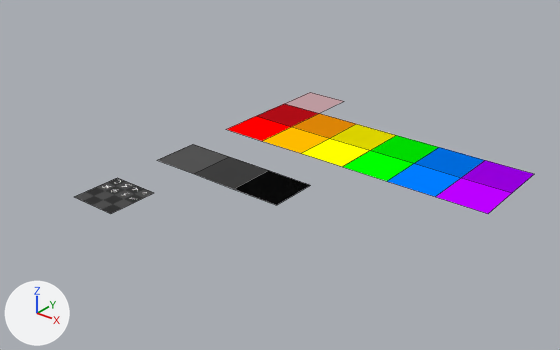
Two versions of the Blender file blender_models/Resources.blend, one commit apart.
Before and after are seen from a camera (50 mm lens) standing at (10.99, -14.76, 6.35) and looking at (3.01, -4.79, 0.17). Lighting does not change. The marker at lower left points along +X, +Y and +Z. Mesh edges are drawn as thin lines.

Script lines for the objects in view, before the commit:
```python
me_plane_012 = bpy.data.meshes.new('Plane.012')
me_plane_012.from_pydata([(-0.5, -0.5, 0.0), (0.5, -0.5, 0.0), (-0.5, 0.5, 0.0), (0.5, 0.5, 0.0)], [], [(0, 1, 3, 2)])
me_plane_012.materials.append(mat_purple)  # purple #9a00e4
me_plane_013 = bpy.data.meshes.new('Plane.013')
me_plane_013.from_pydata([(-0.5, -0.5, 0.0), (0.5, -0.5, 0.0), (-0.5, 0.5, 0.0), (0.5, 0.5, 0.0)], [], [(0, 1, 3, 2)])
me_plane_013.materials.append(mat_base)  # dark grey #4e4e4e
me_plane_015 = bpy.data.meshes.new('Plane.015')
me_plane_015.from_pydata(...)  # 4 vertices, 1 face; spans x -0.5..0.5, y -0.5..0.5, z 0.0
me_plane_015.materials.append(mat_symbols)  # picture img_symbols_png
ob_plane_012 = bpy.data.objects.new('Plane.012', me_plane_012)
ob_plane_012.location = (6.0, -2.0, 0.0)
ob_plane_013 = bpy.data.objects.new('Plane.013', me_plane_013)
ob_plane_013.location = (1.0, -5.0, 0.0)
ob_plane_015 = bpy.data.objects.new('Plane.015', me_plane_015)
ob_plane_015.location = (1.0, -7.0, 0.0)
# also in view: 'Plane.008' at (2.0, -2.0, 0.0); 'Plane.009' at (3.0, -2.0, 0.0); 'Plane' at (1.0, -3.0, 0.0); 'Plane.016' at (3.0, -5.0, 0.0); 'Plane.002' at (3.0, -3.0, 0.0)
```
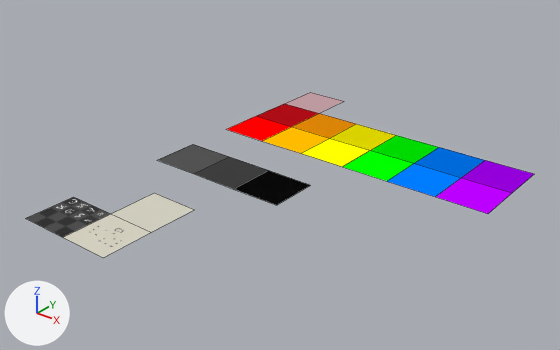
Commit message: add instructions to Plates room

Pixel boxes [x1, y1, x2, y2] of what changed, in the pictures (560 x 350 px):
'Plane.015', moved: before [75, 178, 153, 214]; after [26, 197, 110, 237]
'Plane.017', added: after [63, 214, 151, 258]
'Plane.018', added: after [112, 193, 194, 232]

Edits to the bpy script that builds the scene:
```text
Add img_platesinstructions_png:
    img_platesinstructions_png = load_image('PlatesInstructions.png', '../unity_project/Paper Box/Assets/Textures/Box/PlatesInstructions.png', 200, 308, 'sRGB')
Add mat_paper:
    mat_paper = principled_material('Paper')
    mat_paper.base_color = (0.686, 0.667, 0.561)  # light grey #d8d5c5
    mat_paper.roughness = 1.0
    mat_paper.specular_ior_level = 0.1
Add mat_platespaper:
    mat_platespaper = principled_material('PlatesPaper')
    mat_platespaper.texture = img_platesinstructions_png
    mat_platespaper.roughness = 1.0
    mat_platespaper.specular_ior_level = 0.1
Add me_plane_018:
    me_plane_018.from_pydata([(-0.5, -0.5, 0.0), (0.5, -0.5, 0.0), (-0.5, 0.5, 0.0), (0.5, 0.5, 0.0)], [], [(0, 1, 3, 2)])
    me_plane_018.materials.append(mat_paper)  # light grey #d8d5c5
Add me_plane_017:
    me_plane_017.from_pydata(...)  # 4 vertices, 1 face; spans x -0.5..0.5, y -0.5..0.5, z 0.0
    me_plane_017.materials.append(mat_platespaper)  # picture img_platesinstructions_png
Change ob_plane_015:
    ob_plane_015.location: (1.0, -7.0, 0.0) -> (1.0, -8.0, 0.0)
Add ob_plane_018:
    ob_plane_018 = bpy.data.objects.new('Plane.018', me_plane_018)
    ob_plane_018.location = (2.0, -7.0, 0.0)
Add ob_plane_017:
    ob_plane_017 = bpy.data.objects.new('Plane.017', me_plane_017)
    ob_plane_017.location = (2.0, -8.0, 0.0)
```
